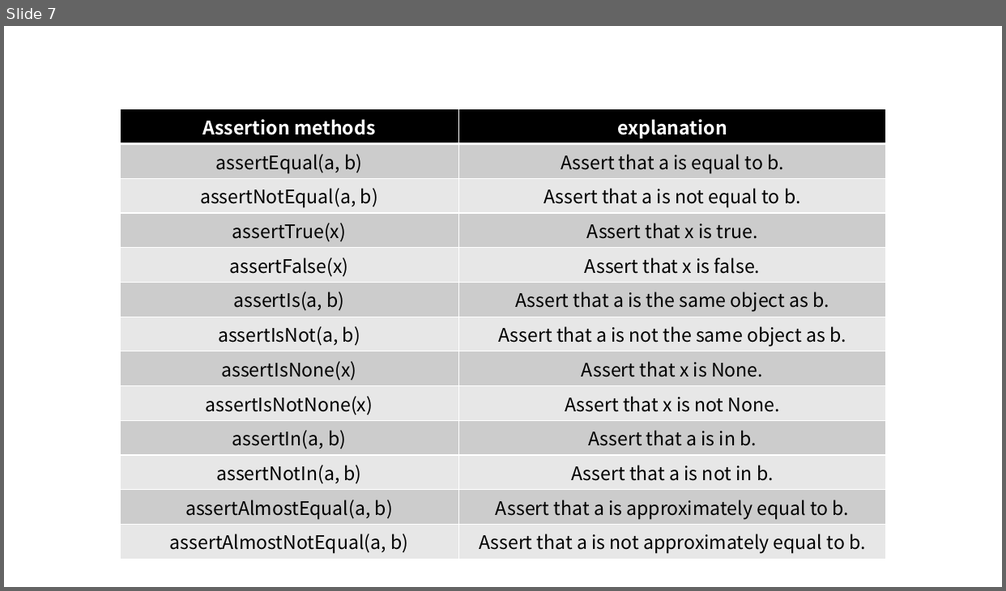
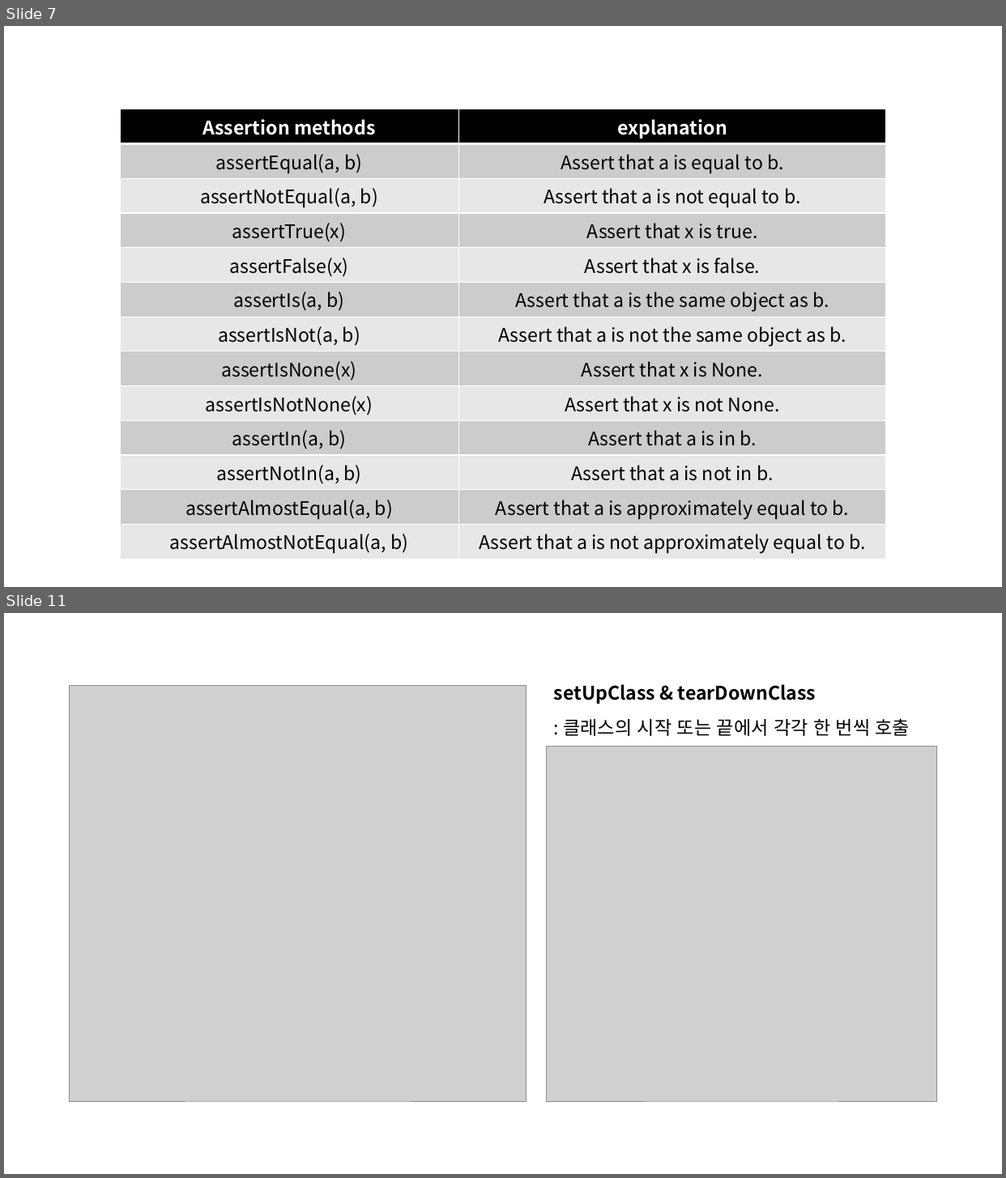
Before and after one commit to oooihmm/TIL, a slide deck: TestCase/프레젠테이션1.pptx. Shown one above the other, each under a label of ours: slide 7 before the commit, slides 7 and 11 after it; the slides between them are not shown. The pictures are 1006x591 and 1006x1178 pixels, drawn with LibreOffice and Linux fonts; fonts in the diff are those of the drawing; grey boxes stand for pictures. Boxes give left, top, right and bottom in pixels: in the first picture for what was removed or moved away, otherwise in the second. Text is boxed around its words. In the diff, an @@ line names an element or a change of style, - is before the commit and + after.

```diff
--- a/TestCase/프레젠테이션1.pptx
+++ b/TestCase/프레젠테이션1.pptx
@@ slide 11 added at [4, 613, 1002, 1174], background #FFFFFF @@
@@ text added at [554, 684, 910, 736], 18 pt, text #000000, bold @@
+setUpClass & tearDownClass
+: 클래스의 시작 또는 끝에서 각각 한 번씩 호출
@@ picture added at [70, 686, 526, 1101] @@
@@ picture added at [547, 747, 937, 1102] @@
```
Also in this commit, not shown: 1 slide changed, 14 other slides added, 2 slides removed, 12 other files.
